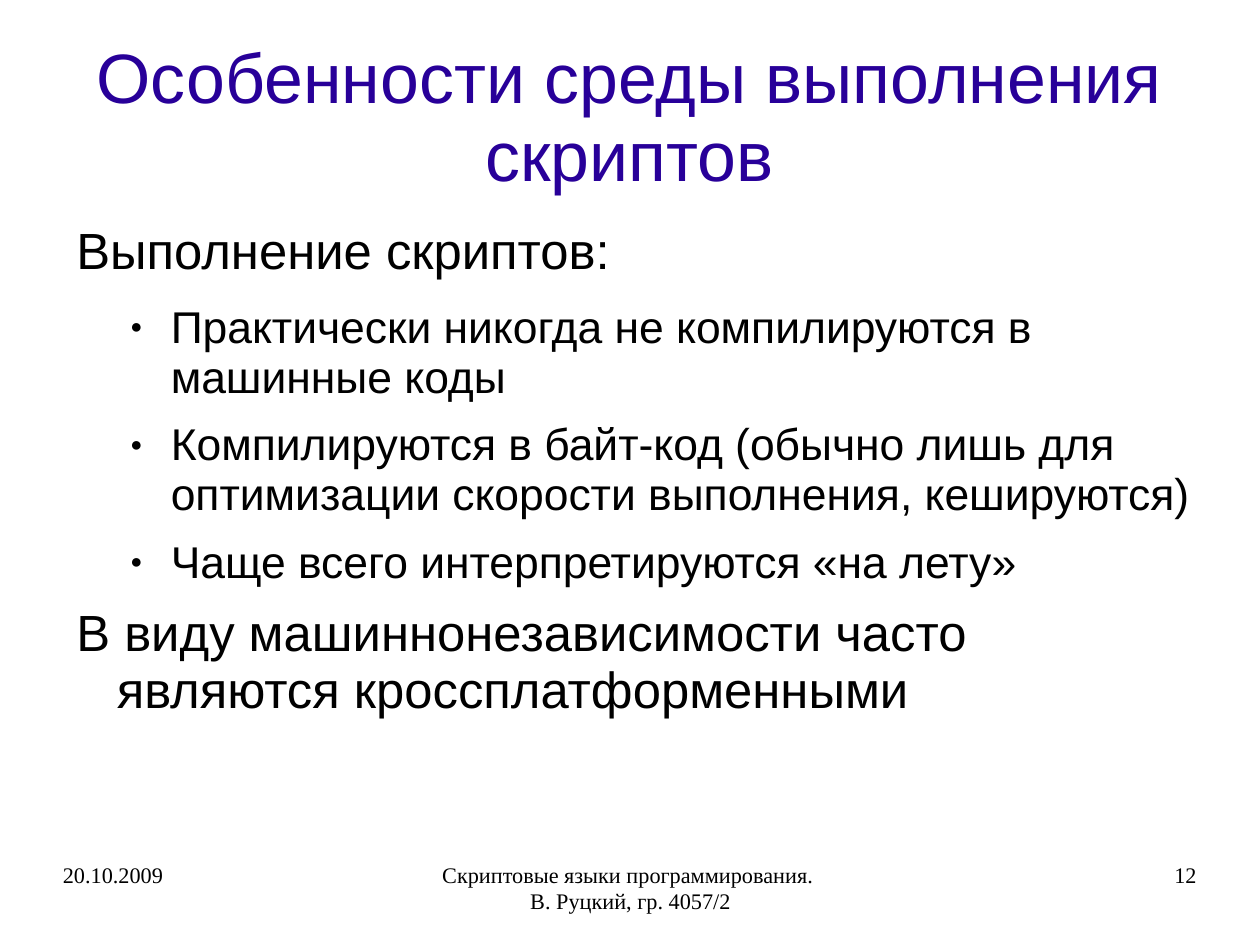
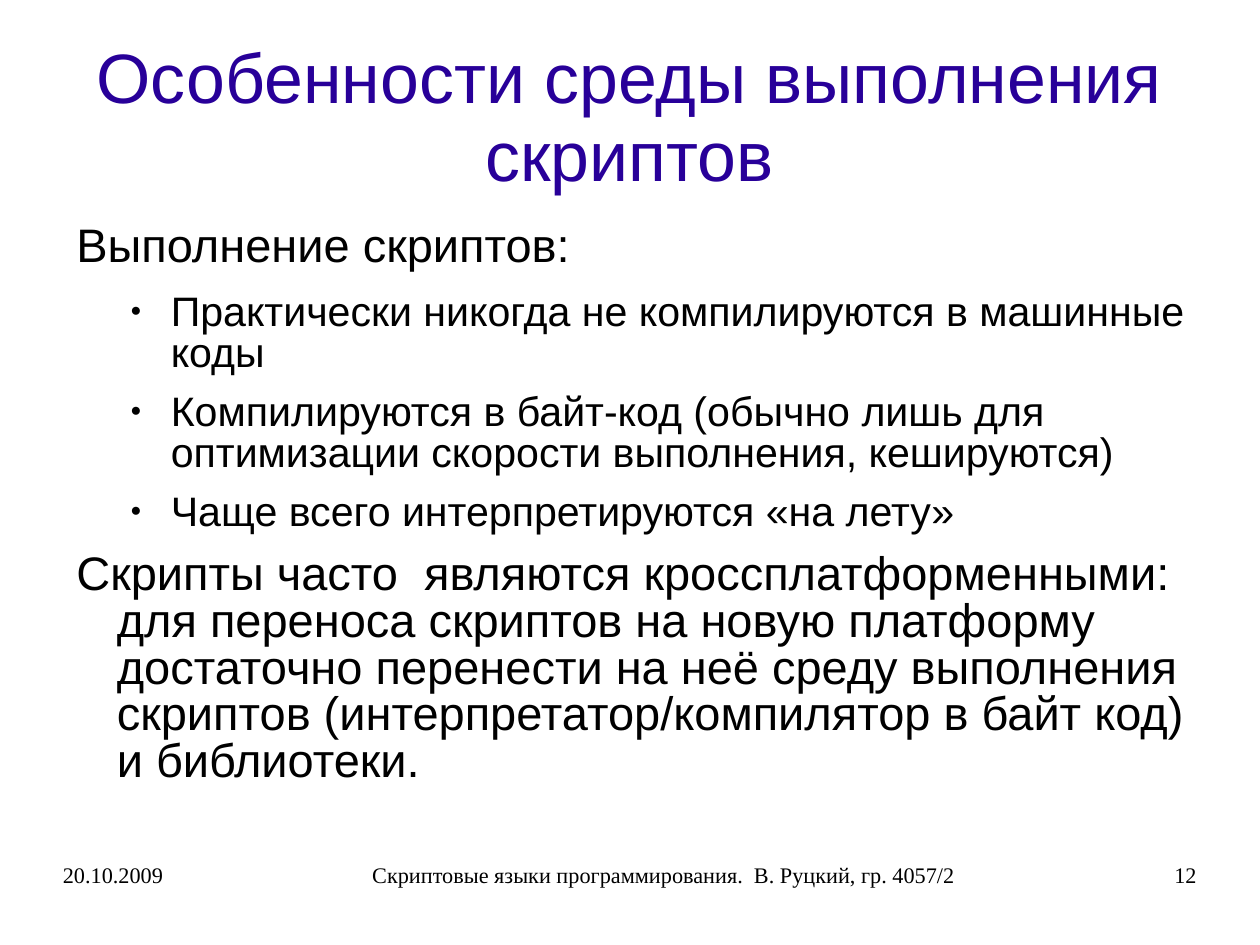
Before and after one commit to rutsky/semester07, a slide deck: slide 12 of Operation_systems/scripting_languages/40572_Rutsky_Scripting_languages.ppt. Drawn at 1260x945 pixels with LibreOffice and Linux fonts; fonts in the diff are those of the drawing. Boxes give left, top, right and bottom in pixels: in the first picture for what was removed or moved away, otherwise in the second. Text is boxed around its words. In the diff, an @@ line names an element or a change of style, - is before the commit and + after.

```diff
--- a/Operation_systems/scripting_languages/40572_Rutsky_Scripting_languages.ppt
+++ b/Operation_systems/scripting_languages/40572_Rutsky_Scripting_languages.ppt
@@ text at <box>76,229,1184,535</box>: size 32 to 29.6 pt in "Выполнение скриптов:"; size 28 to 25.9 pt in "Практически никогда не компилируются в машинные коды", "Компилируются в байт-код (обычно лишь для оптимизации ...", "Чаще всего интерпретируются «на лету»"; line spacing 0.93 to 0.83 @@
@@ text at <box>76,556,1183,778</box>: text changed; size 32 to 29.6 pt @@
-В виду машиннонезависимости часто являются кроссплатформенными
+Cкрипты часто являются кроссплатформенными: для переноса скриптов на новую платформу достаточно перенести на неё среду выполнения скриптов (интерпретатор/компилятор в байт код) и библиотеки.
@@ text "Скриптовые языки программирования. В. Руцкий, ..." rewrapped from <box>442,868,812,914</box> to <box>372,867,954,888</box> @@
```
Also in this commit, not shown: 39 other slides changed, 31 slides added, 1 other file.
